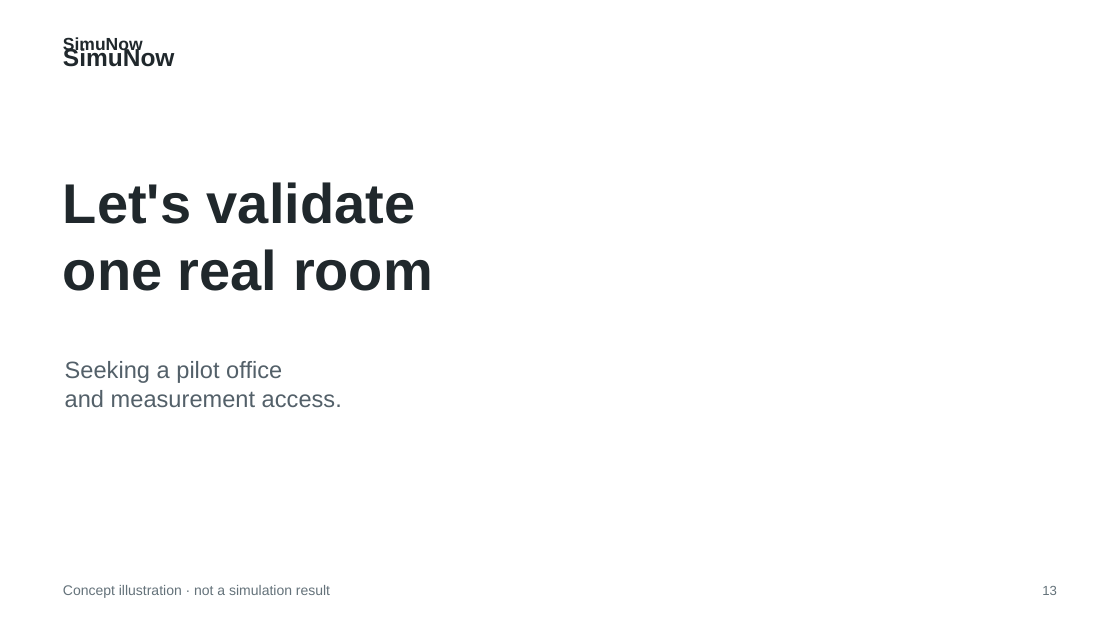
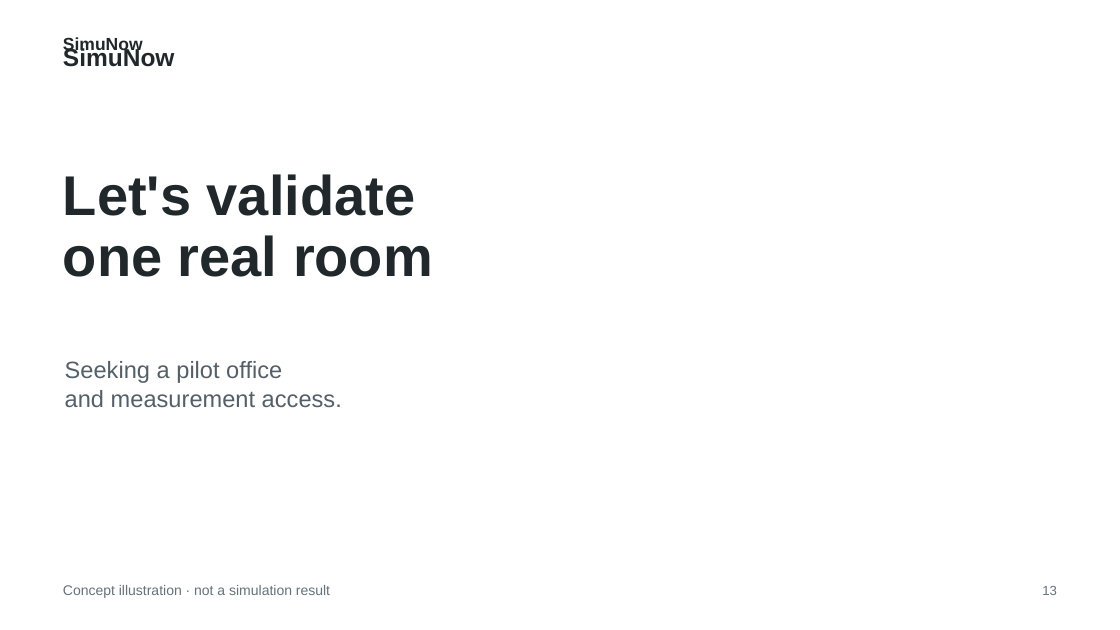
Before and after one commit to krabbypatty1031-blip/SimuNow, a slide deck: slide 8 of PitchDeck.pptx (slide 13 before the commit). Drawn at 1120x630 pixels with LibreOffice and Linux fonts; fonts in the diff are those of the drawing; background and template pictures are left out. Boxes give left, top, right and bottom in pixels: in the first picture for what was removed or moved away, otherwise in the second. Text is boxed around its words. In the diff, an @@ line names an element or a change of style, - is before the commit and + after.

```diff
--- a/PitchDeck.pptx
+++ b/PitchDeck.pptx
@@ title "Let's validate" at (63, 174, 433, 277): line spacing 1 to 0.9 @@
```
Also in this commit, not shown: 2 other slides changed, 5 slides removed, 8 other files.
